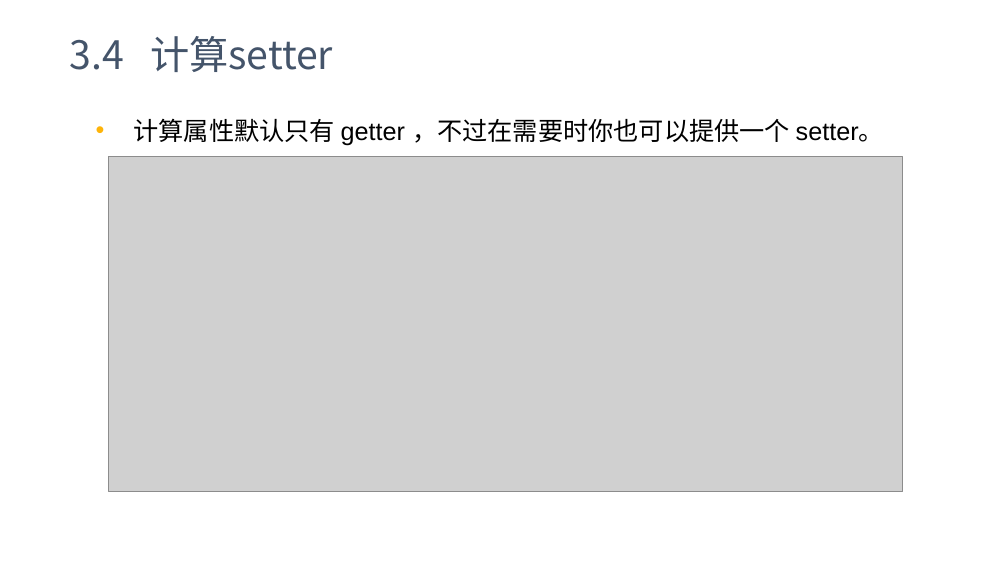
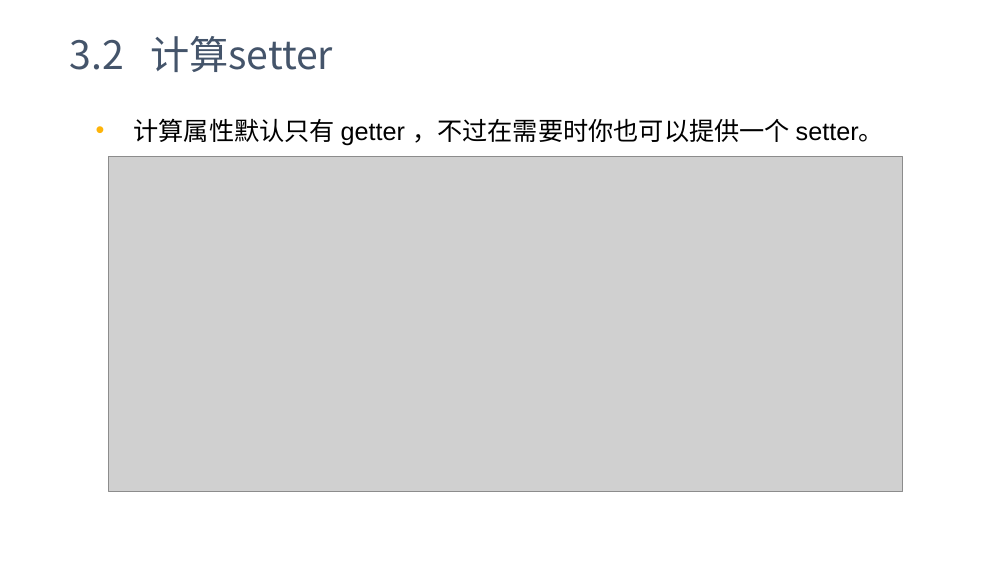
Before and after one commit to yxl2628/vuejs, a slide deck: slide 24 of 02 Vue基础.pptx (slide 26 before the commit). Drawn at 1008x567 pixels with LibreOffice and Linux fonts; fonts in the diff are those of the drawing; grey boxes stand for pictures. Boxes give left, top, right and bottom in pixels: in the first picture for what was removed or moved away, otherwise in the second. Text is boxed around its words. In the diff, an @@ line names an element or a change of style, - is before the commit and + after.

```diff
--- a/02 Vue基础.pptx
+++ b/02 Vue基础.pptx
@@ text at (70, 36, 333, 72): text changed @@
-3.4 计算setter
+3.2 计算setter
```
Also in this commit, not shown: 3 other slides changed, 8 slides removed, 1 other file.
